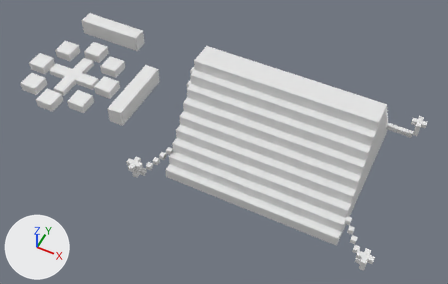
A saved change to the FBX model CrazyGamesJam24-Unity/Assets/_CrazyGames24/03_Environment/Mesh/SM_Fireplace.fbx.
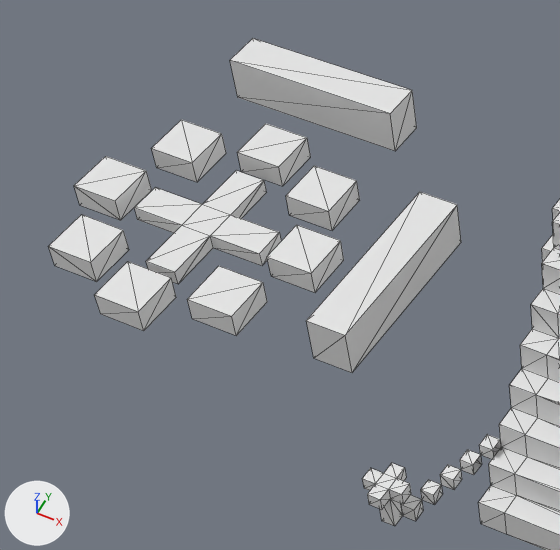
Each version is shown whole from a 50 mm lens placed at (12.84, -13.09, 15.91), pointed at (6.68, -0.75, 0.5), then close up on the part from 1% to 43% of the width and 0% to 65% of the height. Arrows for +X, +Y and +Z are at lower left; the lights stay in place. The close-ups show mesh edges as thin lines.

The first close-up shows 'SM_Fireplace', 'SM_Tent'.
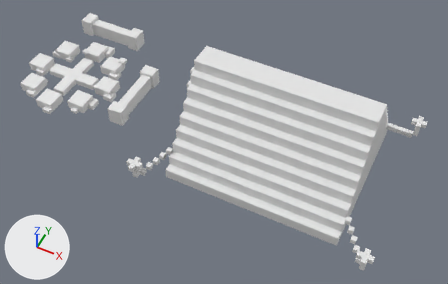
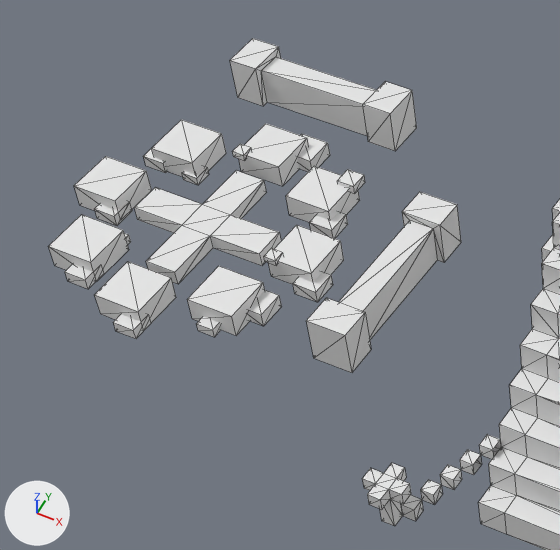
Changed parts and their boxes (x1, y1, x2, y2) in the close-ups (560 x 550 px):
part 1 of me_sm_fireplace_001, added: after (197, 317, 221, 337)
part 2 of me_sm_fireplace_001, added: after (248, 290, 282, 326)
part 3 of me_sm_fireplace_001, added: after (182, 166, 209, 185)
part 4 of me_sm_fireplace_001, added: after (143, 148, 167, 173)
part 5 of me_sm_fireplace_001, added: after (94, 201, 132, 226)
part 6 of me_sm_fireplace_001, added: after (264, 248, 283, 265)
part 7 of me_sm_fireplace_001, added: after (337, 169, 365, 194)
part 8 of me_sm_fireplace_001, added: after (232, 144, 252, 160)
part 9 of me_sm_fireplace_001, added: after (230, 38, 461, 372)
part 10 of me_sm_fireplace_001, added: after (65, 264, 144, 339)

What changed in the scene script:
```text
Change me_sm_fireplace_001:
    used by ob_sm_fireplace; location = (0.0, 0.0, 0.0)
    remove me_sm_fireplace_001.from_pydata(...)  # 104 vertices, 134 faces; spans x -1.81..2.96, y -1.81..2.96, z 0.0..0.63
    add me_sm_fireplace_001.from_pydata(...)  # 288 vertices, 372 faces; spans x -1.9..2.96, y -1.96..2.96, z 0.0..0.63
    me_sm_fireplace_001 part 1: the loose piece of 8 vertices spanning x 1.16..1.81, y -0.33..0.33, z 0.0..0.33 is copied, and the copy is scaled about its middle by 0.365, then moved by (-0.45, -1.39, -0.11); it spans x 0.92..1.15, y -1.51..-1.27, z 0.0..0.12
    me_sm_fireplace_001 part 2: the loose piece of 8 vertices spanning x -1.37..-0.72, y -1.37..-0.72, z 0.0..0.33 is copied, and the copy is scaled about its middle by 0.58, then moved by (2.44, 0.15, -0.07); it spans x 1.2..1.58, y -1.09..-0.71, z 0.0..0.19
    me_sm_fireplace_001 part 3: the loose piece of 8 vertices spanning x -1.37..-0.72, y -1.37..-0.72, z 0.0..0.33 is copied, and the copy is scaled about its middle by 0.365, then moved by (0.26, 1.85, -0.11); it spans x -0.91..-0.67, y 0.68..0.92, z 0.0..0.12
    me_sm_fireplace_001 part 4: the loose piece of 8 vertices spanning x -1.37..-0.72, y -1.37..-0.72, z 0.0..0.33 is copied, and the copy is scaled about its middle by 0.497, then moved by (-0.31, 1.9, -0.08); it spans x -1.52..-1.2, y 0.69..1.01, z 0.0..0.16
    me_sm_fireplace_001 part 5: the loose piece of 8 vertices spanning x -1.37..-0.72, y -1.37..-0.72, z 0.0..0.33 is copied, and the copy is scaled about its middle by 0.487, then moved by (-0.24, 0.78, -0.08); it spans x -1.45..-1.13, y -0.43..-0.11, z 0.0..0.16
    me_sm_fireplace_001 part 6: the loose piece of 8 vertices spanning x 0.73..1.38, y 0.72..1.37, z 0.0..0.33 is copied, and the copy is scaled about its middle by 0.258, then moved by (0.17, -1.32, 0.15); it spans x 1.14..1.31, y -0.36..-0.19, z 0.27..0.36
    me_sm_fireplace_001 part 7: the loose piece of 8 vertices spanning x 0.73..1.38, y 0.72..1.37, z 0.0..0.33 is copied, and the copy is scaled about its middle by 0.381, then moved by (0.27, 0.28, 0.17); it spans x 1.2..1.45, y 1.2..1.45, z 0.27..0.4
    me_sm_fireplace_001 part 8: the loose piece of 8 vertices spanning x 0.73..1.38, y 0.72..1.37, z 0.0..0.33 is copied, and the copy is scaled about its middle by 0.269, then moved by (-1.33, 0.15, 0.15); it spans x -0.36..-0.19, y 1.11..1.29, z 0.27..0.36
    me_sm_fireplace_001 part 9: 56 vertices added at x -0.85..2.96, y -0.85..2.96, z 0.0..0.63
    me_sm_fireplace_001 part 10: 24 vertices added at x -1.05..0.33, y -1.96..-1.21, z 0.0..0.16
```
